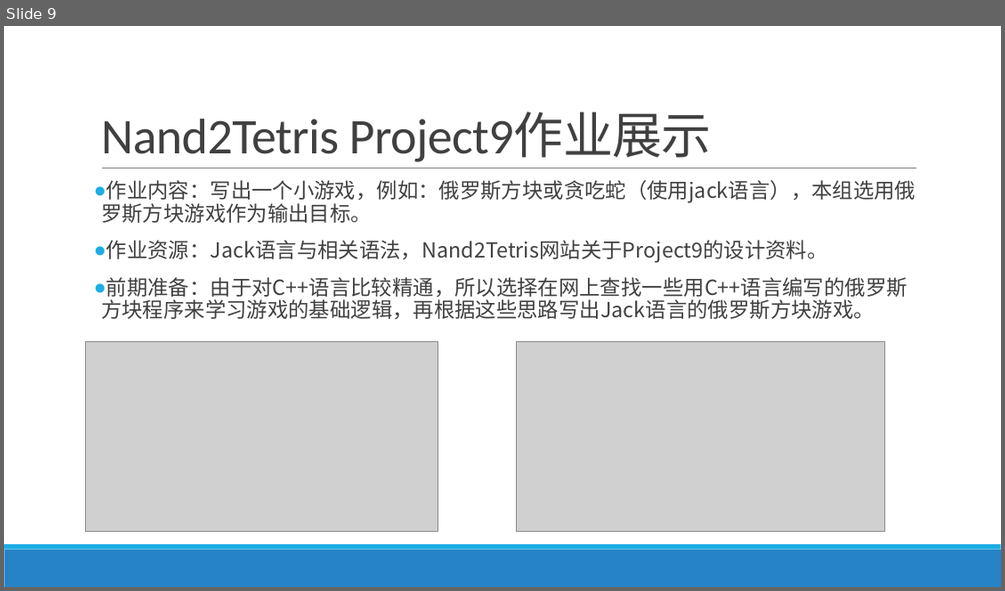
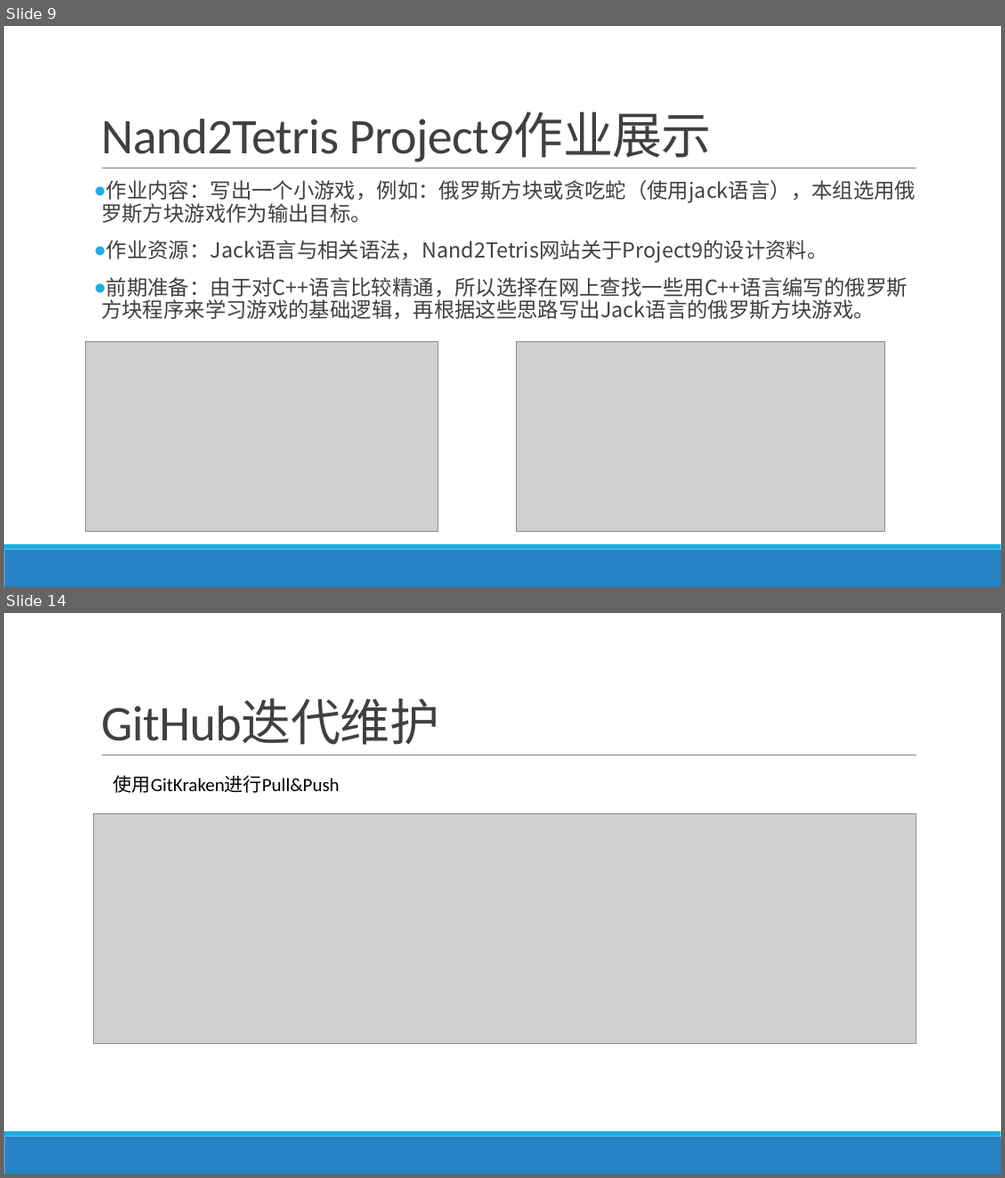
Before and after one commit to jisuansiwei2017/SDCT-2017-Fall, a slide deck: weekly_report/group3/week4.pptx. Shown one above the other, each under a label of ours: slide 9 before the commit, slides 9 and 14 after it; the slides between them are not shown. The pictures are 1005x591 and 1005x1178 pixels, drawn with LibreOffice and Linux fonts; fonts in the diff are those of the drawing; grey boxes stand for pictures. Boxes give left, top, right and bottom in pixels: in the first picture for what was removed or moved away, otherwise in the second. Text is boxed around its words. In the diff, an @@ line names an element or a change of style, - is before the commit and + after.

```diff
--- a/weekly_report/group3/week4.pptx
+++ b/weekly_report/group3/week4.pptx
@@ slide 14 added at (4, 613, 1001, 1174), background #FFFFFF; not listed: 3 template elements that a slide beside it also shows @@
@@ title added at (101, 699, 439, 745), 48 pt, text #404040 @@
+GitHub迭代维护
@@ text added at (113, 775, 340, 793), 18 pt, text #000000 @@
+使用GitKraken进行Pull&Push
@@ picture added at (94, 813, 916, 1043) @@
```
Also in this commit, not shown: 3 slides changed, 4 other slides added.
